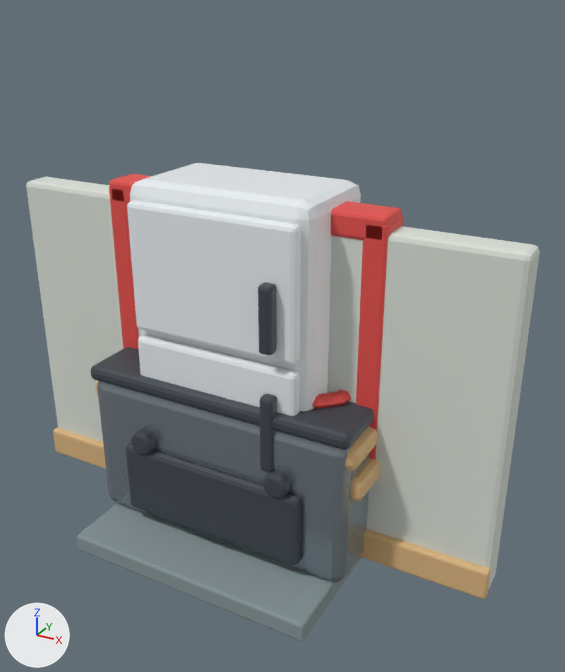
One commit to the Blender file ArtSource/YesChef_LowPoly.blend: the scene before it, then after it.
Both versions are drawn from a camera (50 mm lens) standing at (2.82, -4.59, 3.88) and looking at (0.26, 0.06, 1.56). Arrows for +X, +Y and +Z are at lower left; the lights stay in place. The picture after the commit comes second.

Objects in the first picture: 'Body', 'Body.001', 'FloorTile', 'FreezerDoor', 'LeftFrame', 'MainDoor', 'OvenDoor', 'RightFrame', 'Top.001', 'TopFrame', 'Wall', 'WallTrim' and 8 more.
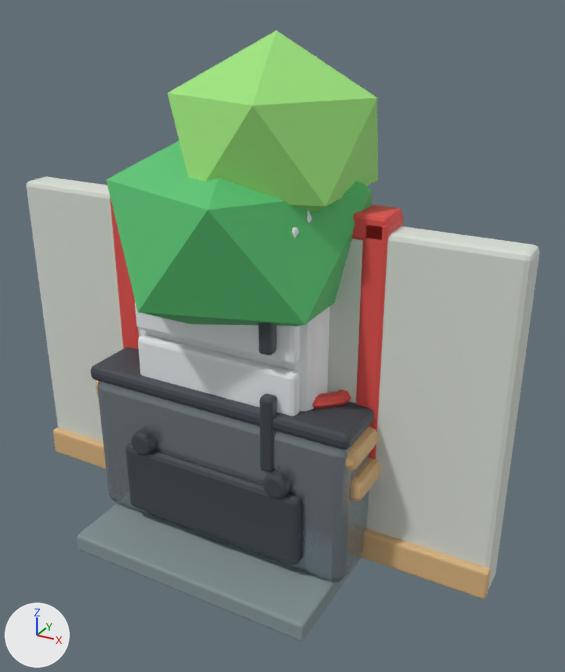
Where the change shows, as pixel boxes [x1, y1, x2, y2] in the pictures (565 x 672 px):
'TreeLeavesLow', added (green)
    after: [106, 141, 372, 327]
'TreeLeavesHigh', added (green)
    after: [167, 30, 378, 212]
'FreezerDoor', unchanged, covered by the edit
    before: [127, 200, 301, 365]
    after: [134, 227, 300, 365]
'Body', unchanged, covered by the edit
    before: [130, 163, 361, 411]
    after: [140, 210, 330, 411]

What changed in the scene script:
```text
Add me_icosphere_019:
    me_icosphere_019.from_pydata(...)  # an icosphere of 20 faces spanning x -0.698..0.698, y -0.663..0.663, z -0.663..0.663
    me_icosphere_019.materials.append(mat_m_greenlight)  # green #9ee57c
Add me_icosphere_018:
    me_icosphere_018.from_pydata(...)  # an icosphere of 20 faces spanning x -0.94..0.94, y -0.89..0.89, z -0.84..0.84
    me_icosphere_018.materials.append(mat_m_green)  # green #59c473
Add ob_treeleaveshigh:
    ob_treeleaveshigh = bpy.data.objects.new('TreeLeavesHigh', me_icosphere_019)
    ob_treeleaveshigh.parent = ob_tree_root
    ob_treeleaveshigh.location = (0.25, 0.0, 3.0)
Add ob_tree_root:
    ob_tree_root = bpy.data.objects.new('Tree_ROOT', None)
    ob_tree_root.location = (0.0, 0.0, 0.0)
Add ob_treeleaveslow:
    ob_treeleaveslow = bpy.data.objects.new('TreeLeavesLow', me_icosphere_018)
    ob_treeleaveslow.parent = ob_tree_root
    ob_treeleaveslow.location = (0.0, 0.0, 2.35)
```
